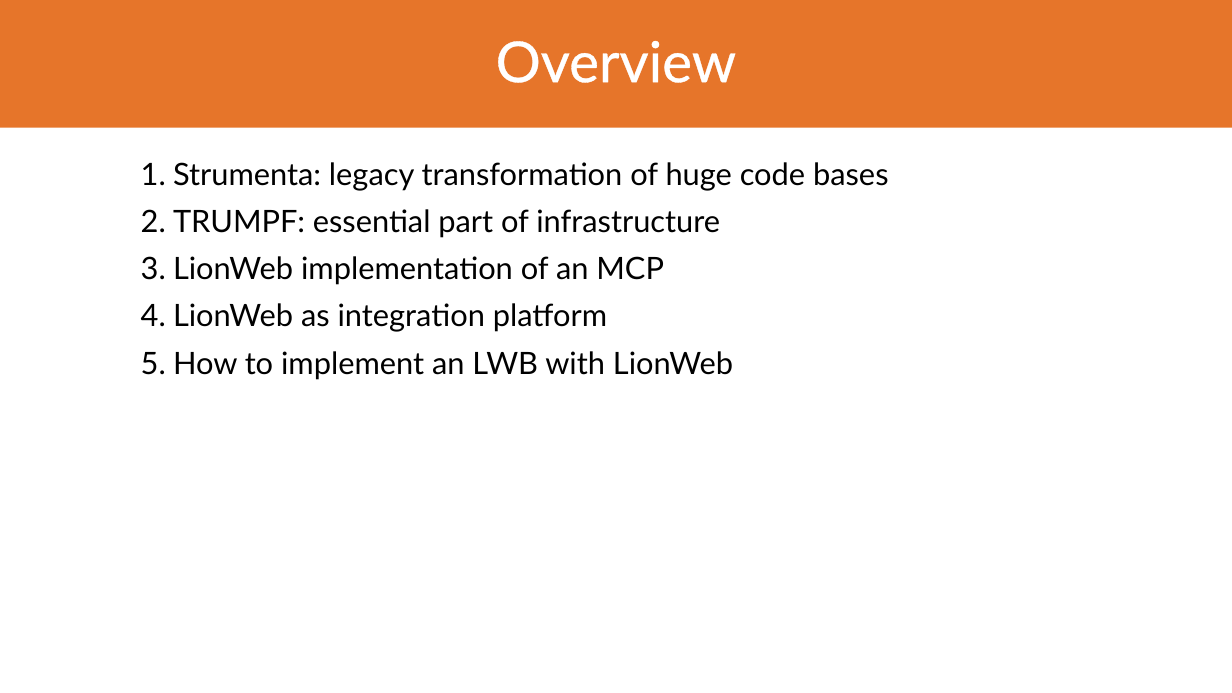
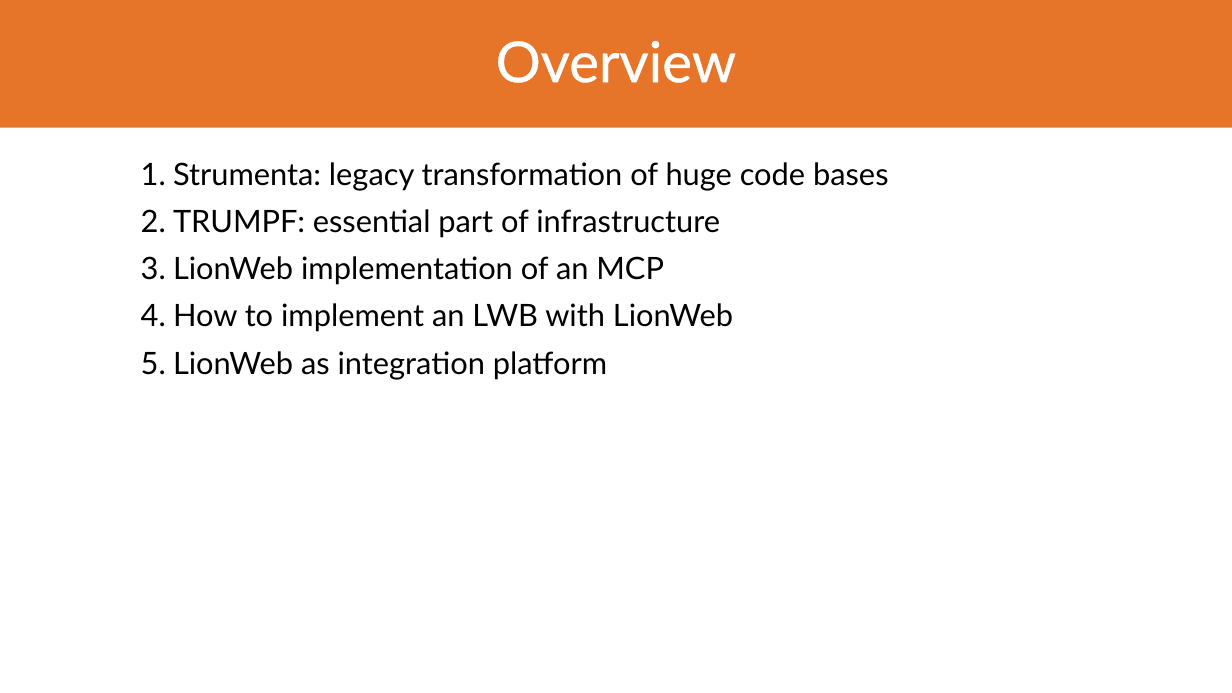
Before and after one commit to LionWeb-io/specification, a slide deck: slide 12 of conference-talks/LangDev/2026/LangDev 2026 Talk.pptx. Drawn at 1232x693 pixels with LibreOffice and Linux fonts; fonts in the diff are those of the drawing; background and template pictures are left out. Boxes give left, top, right and bottom in pixels: in the first picture for what was removed or moved away, otherwise in the second. Text is boxed around its words. In the diff, an @@ line names an element or a change of style, - is before the commit and + after.

```diff
--- a/conference-talks/LangDev/2026/LangDev 2026 Talk.pptx
+++ b/conference-talks/LangDev/2026/LangDev 2026 Talk.pptx
@@ text at (173, 303, 733, 332): paragraph added @@
+  4. How to implement an LWB with LionWeb
@@ text at (173, 351, 733, 380): paragraph removed @@
-  5. How to implement an LWB with LionWeb
```
Also in this commit, not shown: 1 other file.
